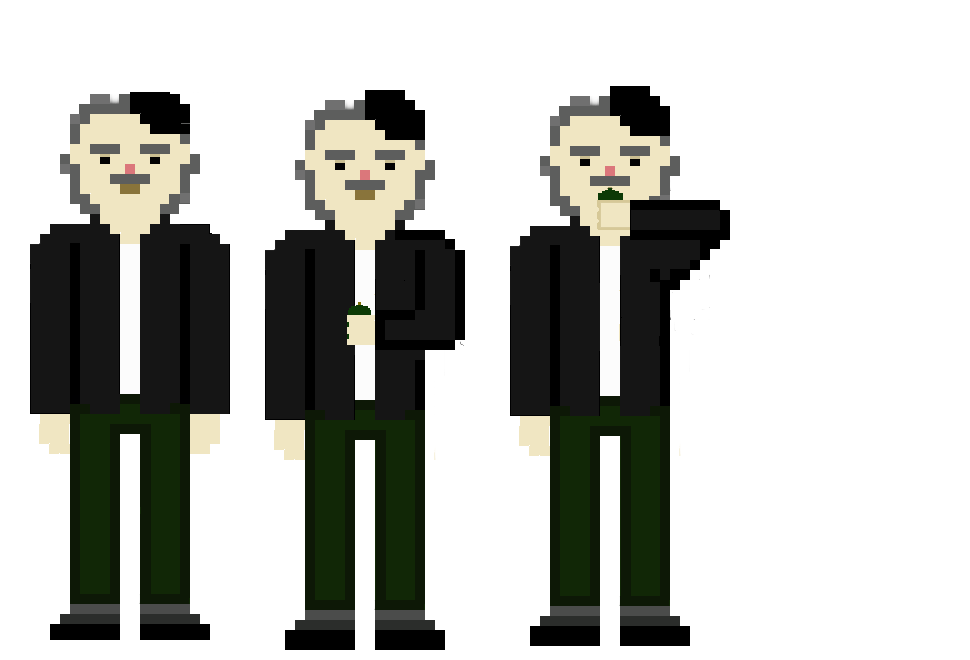
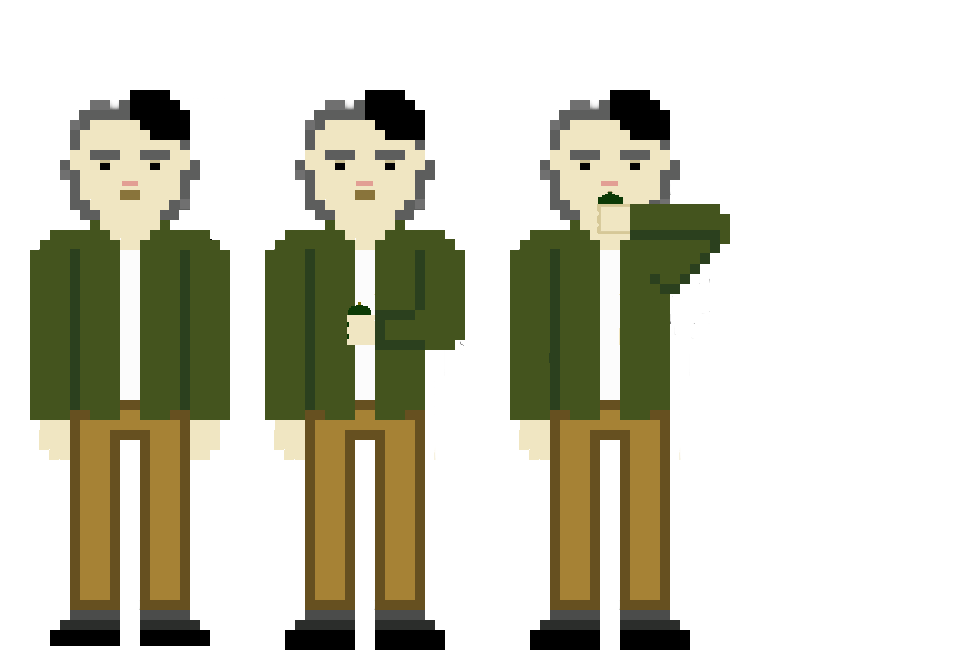
Layers edited between the first and the second 970x660 image:
painted on "Calque 3" over (356, 86, 730, 650)
painted on "Calque 2" over (265, 119, 465, 610)
painted on "Calque 1" over (30, 90, 230, 646)
